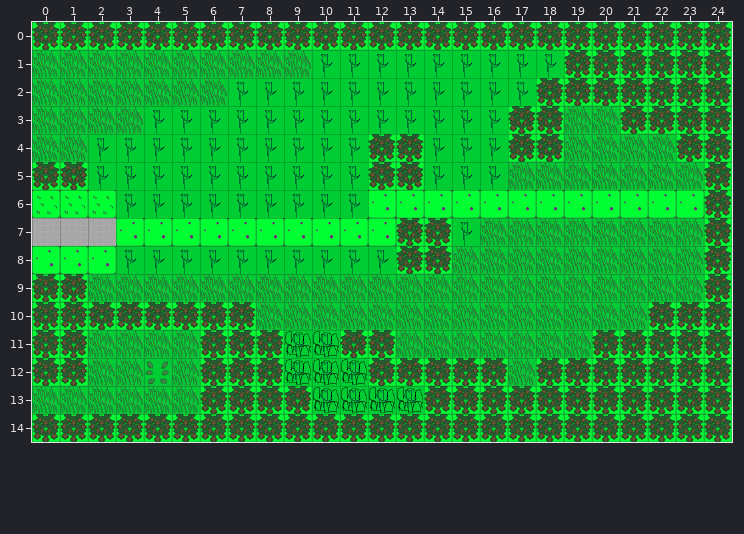
Two states of a Tiled map, public/data/first_demo/first_demo2_0.tmx. The first picture shows the starting point.
Cells are 70x70 px. Shown: x 0..24, y 0..14. Tiles whose own drawing changed are shown in their newer look in all pictures.
After:
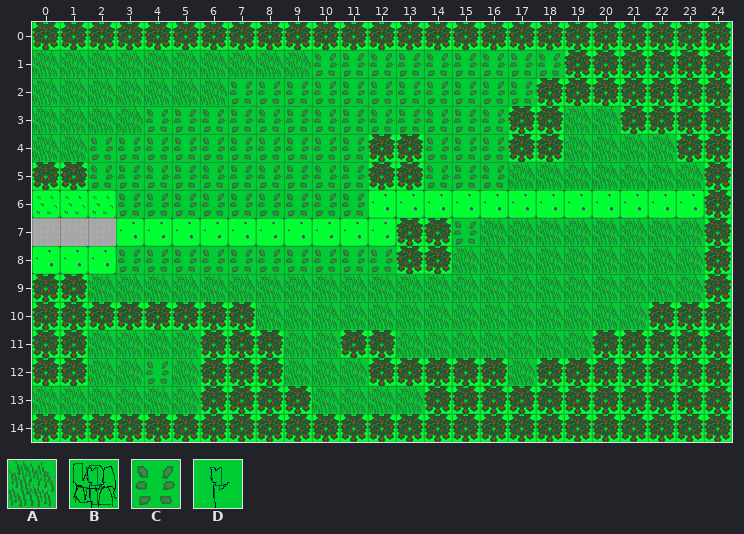
Key: from "tiles": A 11 "SPRITE_FOREST", B 15 "SPRITE_DEFAULT", C 21 "SPRITE_FOREST", D 41 "SPRITE_FOREST".
_ is an empty cell.
Tiles replaced or removed in this view: B, D.
The edit:
Changed rows in their new state; . is an unchanged cell.
Layer "tiles":
first column x 2:
 1 ........CCCCCCCCC
 2 .....CCCCCCCCCCC.
 3 ..CCCCCCCCCCCCC..
 4 CCCCCCCCCC..CCC..
 5 CCCCCCCCCC..CCC..
 6 .CCCCCCCCC.......
 7 .............C...
 8 .CCCCCCCCCC......
11 .......AA........
12 .......AAA.......
13 ........AAAA.....
